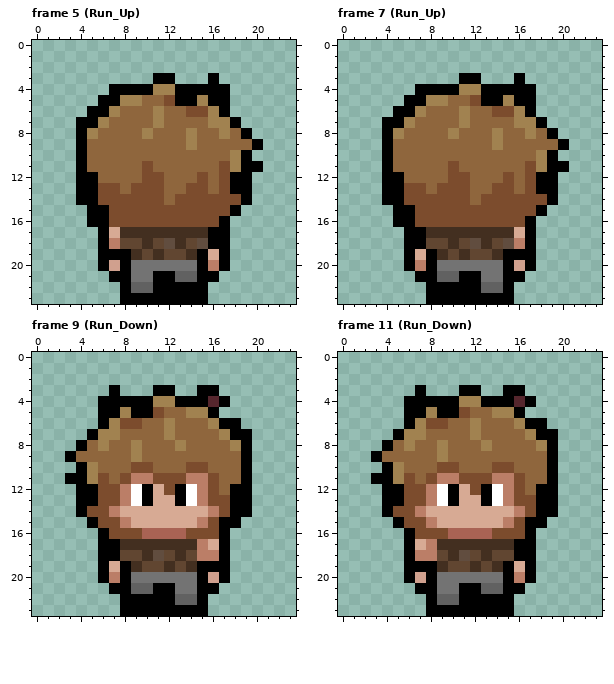
A pixel-art file gets an edit: Assets/Art/Mob Animation.aseprite. The first picture shows the starting point.
24x24 pixels, 12 frames. Shown: frame 5 (Run_Up), frame 7 (Run_Up), frame 9 (Run_Down), frame 11 (Run_Down). The commit also changed other frames, which this record leaves out.
After:
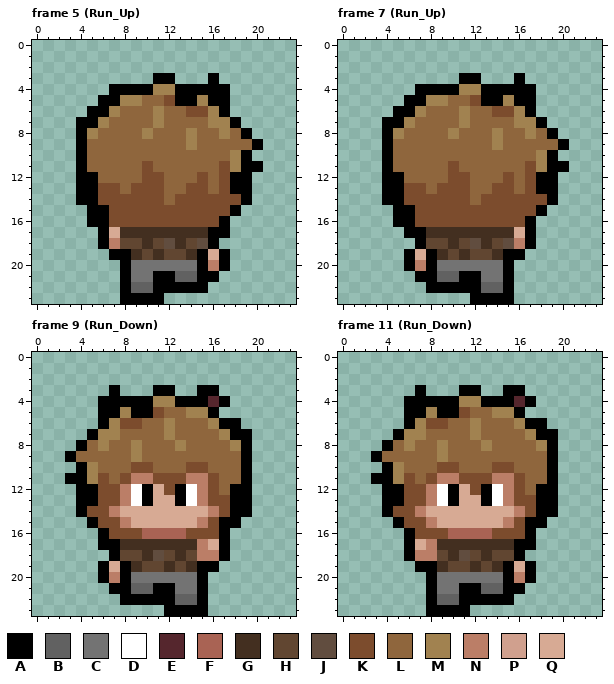
Palette (. is transparent): A #000000  B #616161  C #737373  D #ffffff  E #55262d  F #a96354  G #432f20  H #614631  J #614d3f  K #7c4c2d  L #8f663d  M #a18250  N #bb7e67  P #d0a08e  Q #d7aa94
Author's note on the commit: Mob Sprite Sheet (Run,Stagger,Death)
The exact change:
Frame 5 (Run_Up), layer "Layer 3":
y 18: x 17 A -> .
y 19: x 6 A -> .
y 20: x 6..7 AP -> ..
y 21: x 7 A -> .
y 23: x 12..15 AAAA -> ....
Frame 7 (Run_Up), layer "Layer 3":
y 18: x 6 A -> .
y 19: x 17 A -> .
y 20: x 16..17 PA -> ..
y 21: x 16 A -> .
y 23: x 8..11 AAAA -> ....
Frame 9 (Run_Down), layer "Layer 3": the same change as frame 7 (Run_Up)
Frame 11 (Run_Down), layer "Layer 3": the same change as frame 5 (Run_Up)
